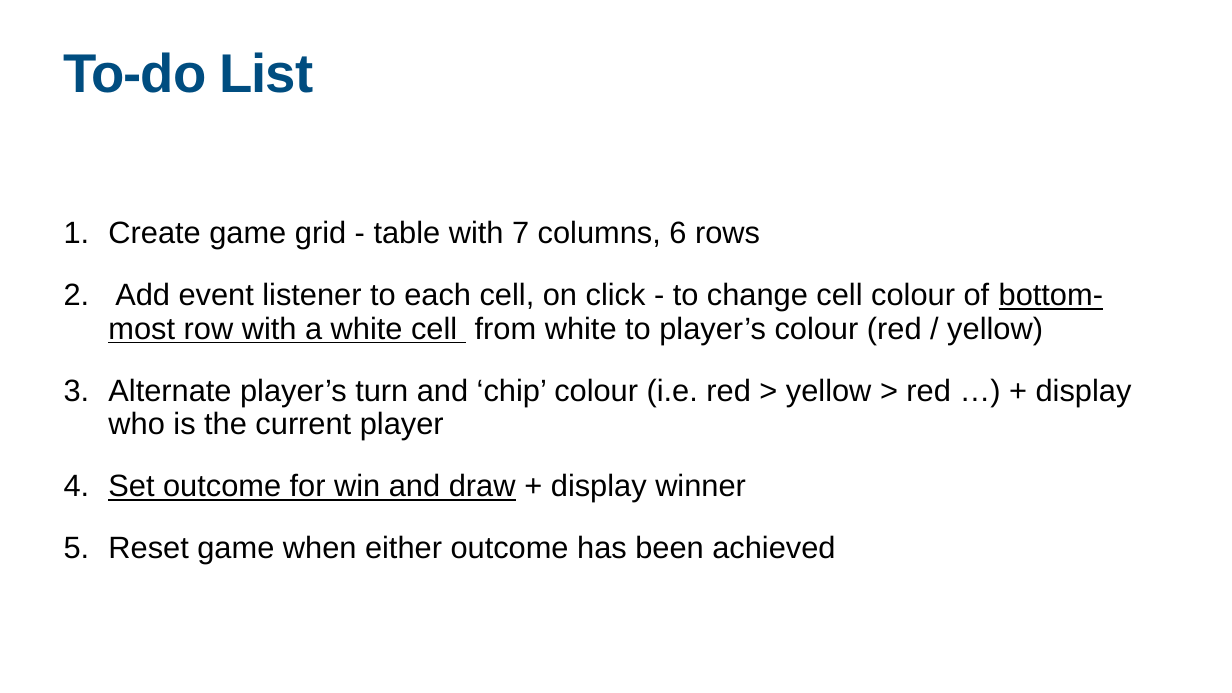
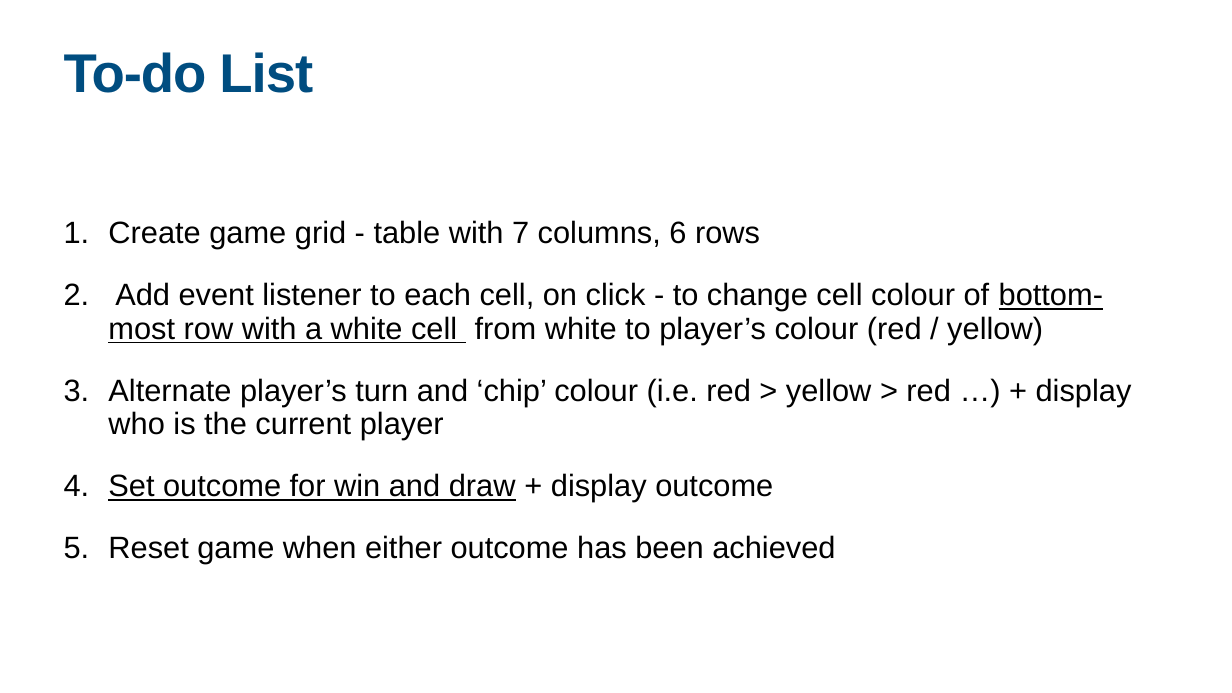
Before and after one commit to muiboonyang/connect-four, a slide deck: slide 3 of slides/Project 1 - Connect Four (Ernest).pptx. Drawn at 1232x693 pixels with LibreOffice and Linux fonts; fonts in the diff are those of the drawing. Boxes give left, top, right and bottom in pixels: in the first picture for what was removed or moved away, otherwise in the second. Text is boxed around its words. In the diff, an @@ line names an element or a change of style, - is before the commit and + after.

Commit message:
edited slides for clarity

```diff
--- a/slides/Project 1 - Connect Four (Ernest).pptx
+++ b/slides/Project 1 - Connect Four (Ernest).pptx
@@ text at (108,473,773,502): text changed @@
-4. Set outcome for win and draw + display winner
+4. Set outcome for win and draw + display outcome
```
Also in this commit, not shown: 1 other file.
